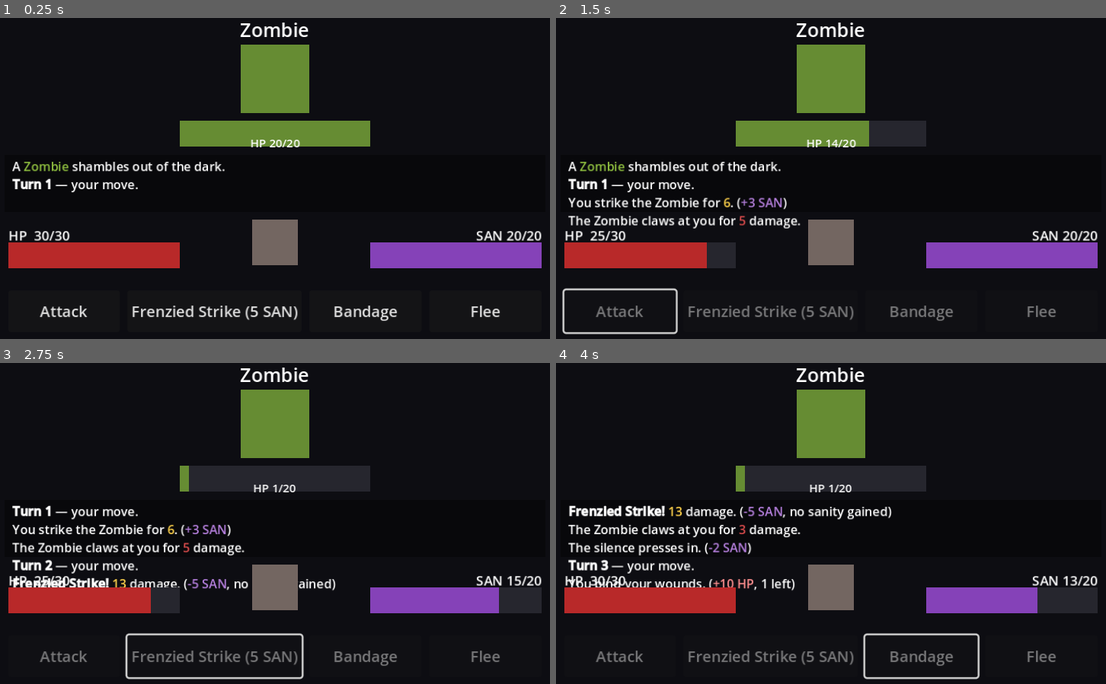
Above: before the commit, frames 1-4 (two rows, left to right).
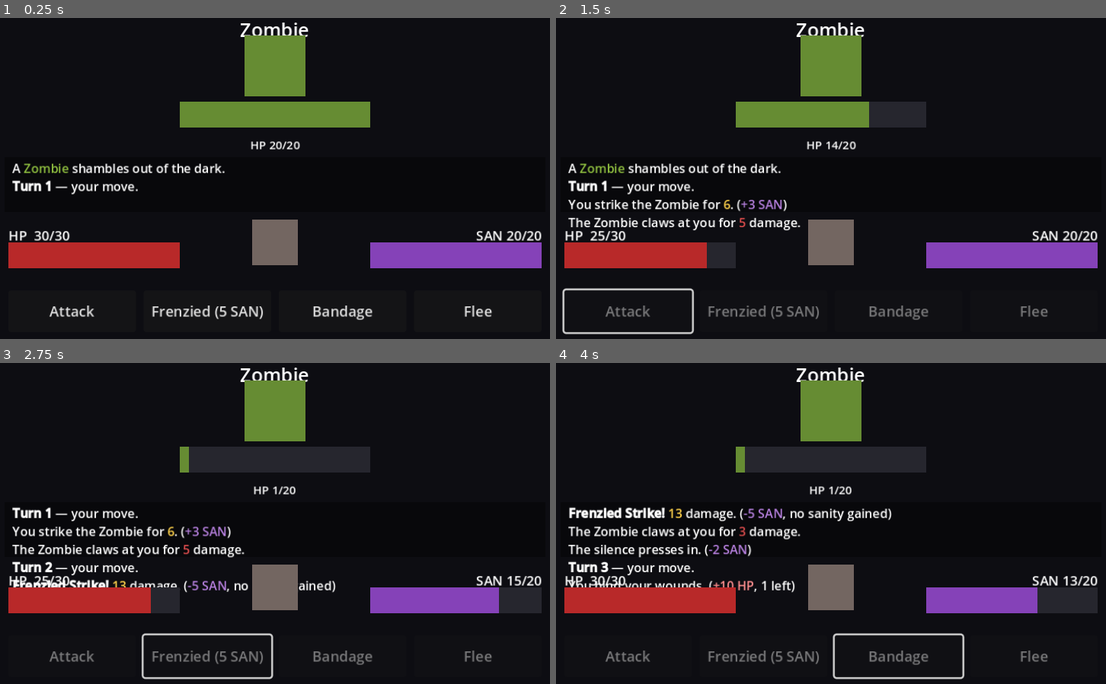
Above: after the commit, the same moments.

Repository: cottycot06-netizen/Project-1
Game: Godot game, scene res://scenes/combat/Combat.tscn
Two runs of this game, one before a commit and one after it. Both use one fixed random seed, a clock stepped at 60 frames per second and the inputs below.
Inputs:
- Up to frame 1 (0.25 s): no input
- Up to frame 2 (1.5 s): click "Attack" at 0.5 s; tap Enter at 1.25 s
- Up to frame 3 (2.75 s): click "Frenzied Strike (5 SAN)" (after the commit: "Frenzied (5 SAN)") at 2 s
- Up to frame 4 (4 s): tap Space at 2.75 s; click "Bandage" at 3.5 s

The runs differ from the first frame. In frame 1, 6.8% of the frame differs, in the area x 2-91%, y 5-95%; in frame 2, 8.2%; in frame 3, 9.3%; in frame 4, 9.6%, in the area x 2-91%, y 5-99%.

Commit message:
Polish combat UI and start a changelog
Move the enemy HP number below its bar (was overlapping the fill),
shorten the skill button to "Frenzied (5 SAN)", shrink the button font,
and clip button text so labels never spill past the edge. Record the
change under a new Changelog section in GAME_NOTES.md.

Co-Authored-By: Claude Opus 4.8 <noreply@anthropic.com>
Claude-Session: https://claude.ai/code/session_01AJbQkz5H43mpN84Dz9LmVy

Diff:
--- a/scenes/combat/Combat.gd
+++ b/scenes/combat/Combat.gd
@@ -250,28 +250,29 @@
 
 	var enemy_sprite := ColorRect.new()
 	enemy_sprite.color = COL_ENEMY
-	enemy_sprite.position = Vector2(284, 42)
-	enemy_sprite.size = Vector2(72, 72)
+	enemy_sprite.position = Vector2(288, 32)
+	enemy_sprite.size = Vector2(64, 64)
 	add_child(enemy_sprite)
 
-	enemy_hp_bar = _make_bar(COL_ENEMY, Vector2(220, 122), Vector2(200, 12))
+	enemy_hp_bar = _make_bar(COL_ENEMY, Vector2(220, 102), Vector2(200, 10))
 	add_child(enemy_hp_bar)
-	enemy_hp_label = _make_label("HP", Vector2(220, 136), Vector2(200, 16), 12, HORIZONTAL_ALIGNMENT_CENTER)
+	# Label sits BELOW the bar (the bar's real height is a bit taller than 10px).
+	enemy_hp_label = _make_label("HP", Vector2(220, 138), Vector2(200, 16), 12, HORIZONTAL_ALIGNMENT_CENTER)
 	add_child(enemy_hp_label)
 
 	# --- Message log (middle) ---
 	var log_bg := ColorRect.new()
 	log_bg.color = Color(0, 0, 0, 0.35)
-	log_bg.position = Vector2(36, 158)
-	log_bg.size = Vector2(568, 60)
+	log_bg.position = Vector2(36, 160)
+	log_bg.size = Vector2(568, 58)
 	add_child(log_bg)
 
 	log_label = RichTextLabel.new()
 	log_label.bbcode_enabled = true
 	log_label.fit_content = true
 	log_label.scroll_active = false
-	log_label.position = Vector2(44, 160)
-	log_label.size = Vector2(552, 56)
+	log_label.position = Vector2(44, 162)
+	log_label.size = Vector2(552, 54)
 	log_label.add_theme_font_size_override("normal_font_size", 13)
 	log_label.add_theme_font_size_override("bold_font_size", 13)
 	add_child(log_label)
@@ -301,7 +302,7 @@
 	add_child(menu)
 
 	attack_btn = _make_menu_button("Attack")
-	skill_btn = _make_menu_button("Frenzied Strike (5 SAN)")
+	skill_btn = _make_menu_button("Frenzied (5 SAN)")
 	item_btn = _make_menu_button("Bandage")
 	flee_btn = _make_menu_button("Flee")
 	menu.add_child(attack_btn)
@@ -356,4 +357,6 @@
 	btn.text = text
 	btn.size_flags_horizontal = Control.SIZE_EXPAND_FILL
 	btn.custom_minimum_size = Vector2(0, 40)
+	btn.add_theme_font_size_override("font_size", 15)
+	btn.clip_text = true  # never let a long label spill past the button edge
 	return btn
Not shown, changed: GAME_NOTES.md
